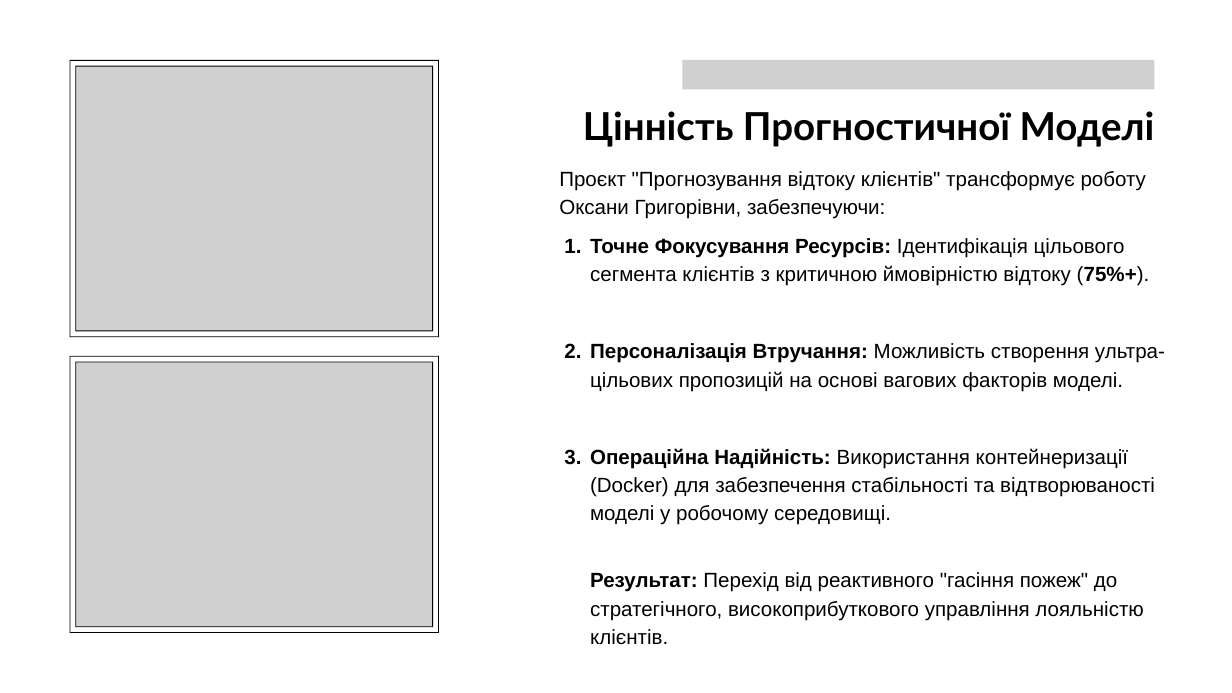
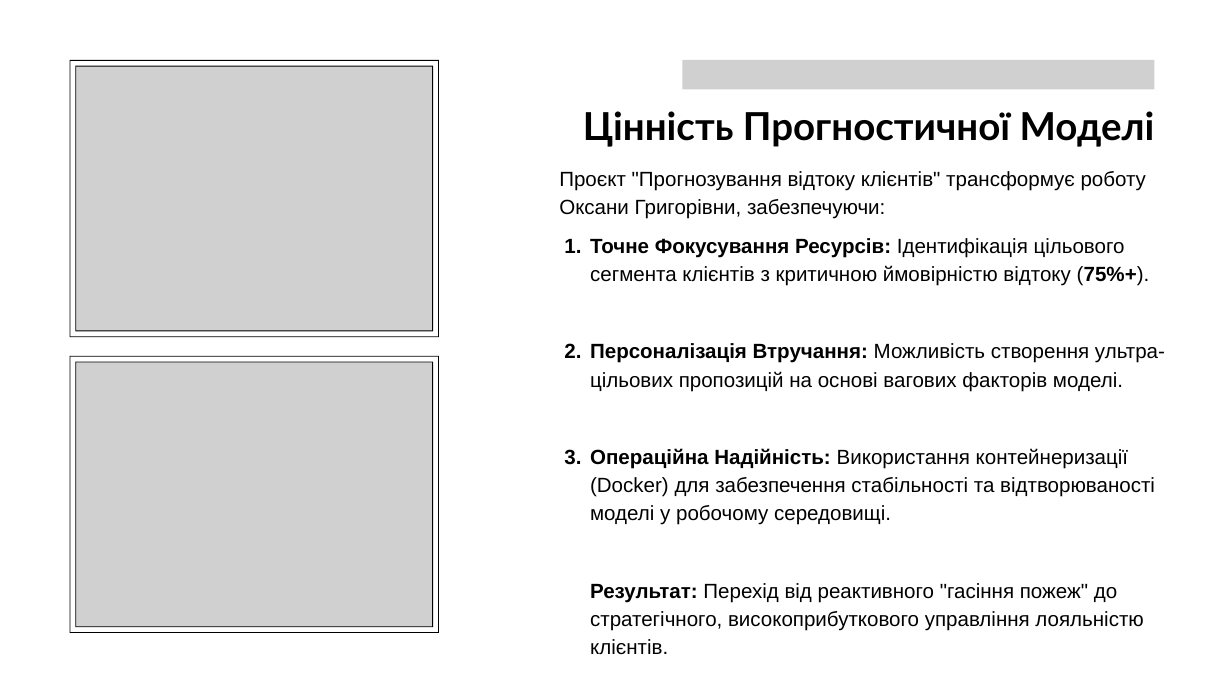
Before and after one commit to vitalyasub/telecom-churn-ds-project, a slide deck: slide 6 of docs/PMLP_presentation.pptx. Drawn at 1232x693 pixels with LibreOffice and Linux fonts; fonts in the diff are those of the drawing; grey boxes stand for pictures; background and template pictures are left out. Boxes give left, top, right and bottom in pixels: in the first picture for what was removed or moved away, otherwise in the second. Text is boxed around its words. In the diff, an @@ line names an element or a change of style, - is before the commit and + after.

```diff
--- a/docs/PMLP_presentation.pptx
+++ b/docs/PMLP_presentation.pptx
@@ text "Проєкт "Прогнозування відтоку клієнтів" трансформує ..." rewrapped from bbox=[559, 171, 1165, 645] to bbox=[559, 171, 1165, 655] @@
```
Also in this commit, not shown: 1 other slide changed, 1 other file.
